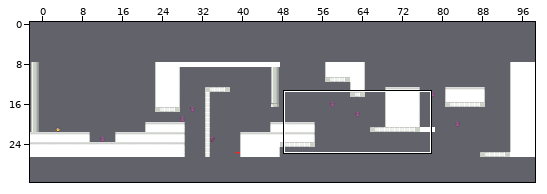
Tiled map (JSON), stored at public/assets/levels/level-4.json. The first picture is a wide view before the edit; the outline marks the close-up.
Close-up. Old version:
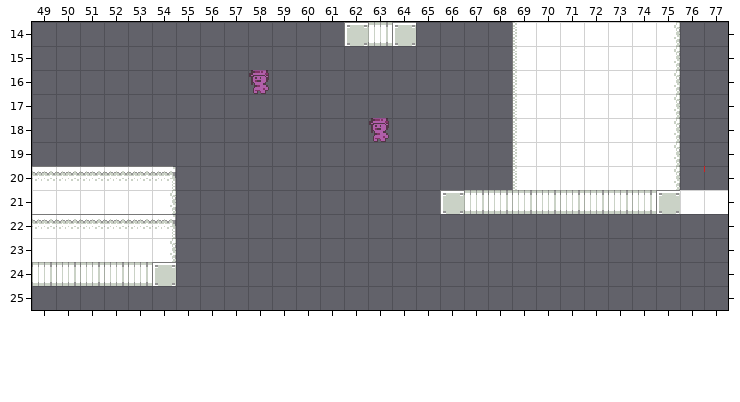
Cells are 16x16 px. Shown: x 49..77, y 14..25. The commit also changed other parts of the map, which this record leaves out. The old version is drawn lined up with the new one.
After:
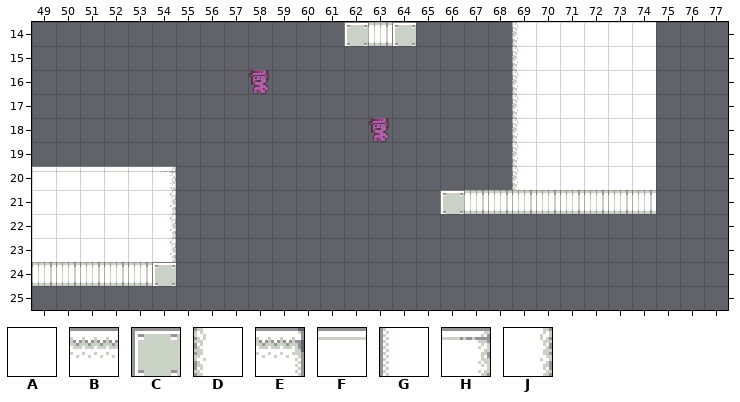
Key: from "tilleset": A 3, B 4, C 6, D 15, E 16, F 21, G 22, H 27, J 33.
_ is an empty cell.
Changes in this commit:
{"change": "map size 101x19 -> 75x32 cells (old content now starts at -2,8; both pictures use the new coordinates)"}
{"where": "layer \"Tile Layer 1\""}
{"y":14,"x":69,"old":"G","new":"D"}
{"y":14,"x":75,"old":"J","new":"_"}
{"y":15,"x":69,"old":"G","new":"D"}
{"y":15,"x":75,"old":"J","new":"_"}
{"y":16,"x":69,"old":"G","new":"D"}
{"y":16,"x":75,"old":"J","new":"_"}
{"y":17,"x":69,"old":"G","new":"D"}
{"y":17,"x":75,"old":"J","new":"_"}
{"y":18,"x":69,"old":"G","new":"D"}
{"y":18,"x":75,"old":"J","new":"_"}
{"y":19,"x":69,"old":"G","new":"D"}
{"y":19,"x":75,"old":"J","new":"_"}
{"y":20,"x":49,"old":"BBBBBE","new":"FFFFFH"}
{"y":20,"x":69,"old":"G","new":"D"}
{"y":20,"x":75,"old":"J","new":"_"}
{"y":21,"x":75,"old":"CAA","new":"___"}
{"y":22,"x":49,"old":"BBBBBE","new":"AAAAAJ"}
{"label":"changed","picture_box":[512,22,518,190]}
{"label":"removed","picture_box":[656,22,728,214]}
{"label":"changed","picture_box":[32,166,176,190]}
{"label":"changed","picture_box":[32,214,176,238]}
